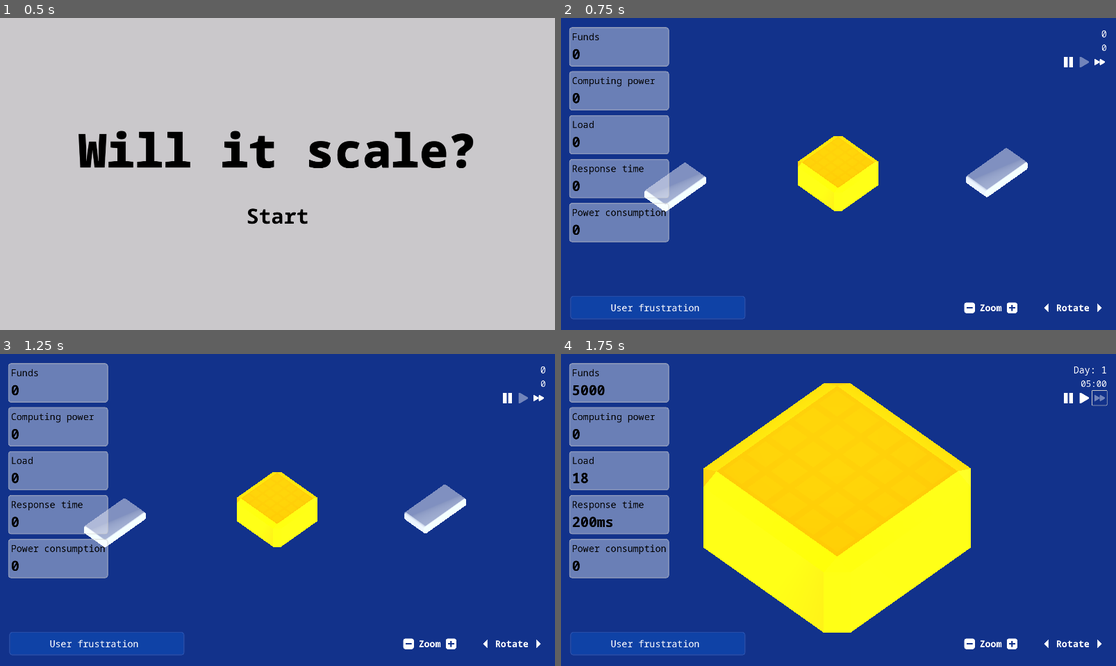
Above: before the commit, frames 1-4 (two rows, left to right).
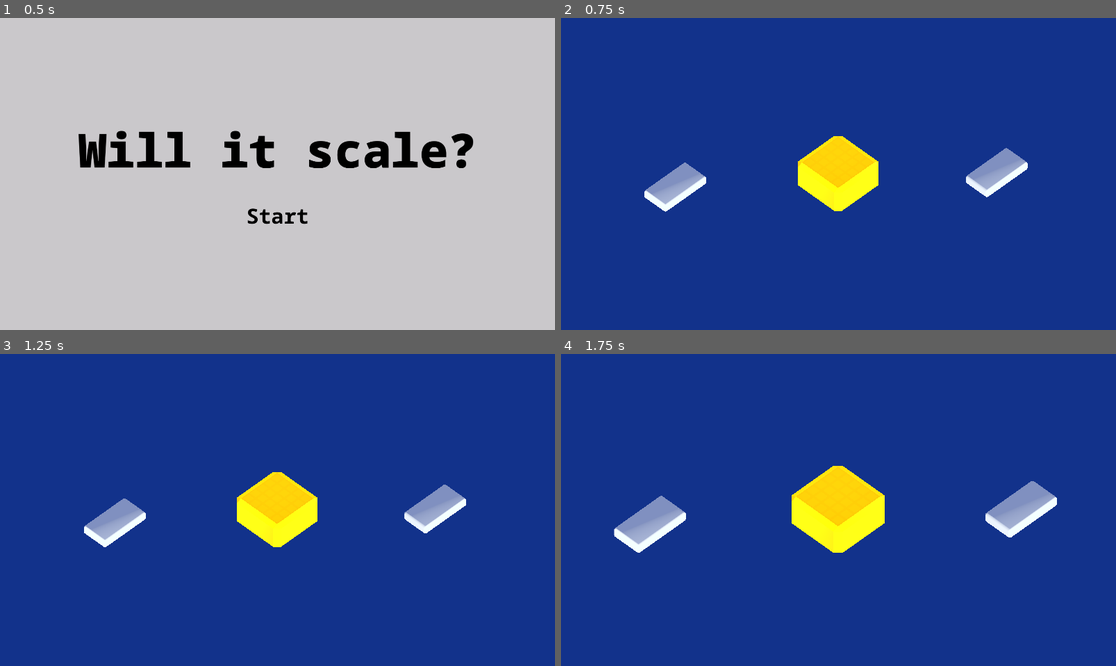
Above: after the commit, the same moments.

Repository: maroun-baydoun/will-it-scale
Game: Godot game, scene res://gui/title-screen.tscn
The game is run twice, just before and just after one commit, with the same random seed, the same clock (stepped at 60 frames per second) and the same inputs.
Inputs (mouse positions are in pixels of both pictures, inside the frame that each line leads up to):
- Up to frame 1 (0.5 s): no input
- Up to frame 2 (0.75 s): click "Start" at 0.5 s
- Up to frame 3 (1.25 s): no input
- Up to frame 4 (1.75 s): click (1099, 397) at 1.27 s

Frame 1 is identical in both runs. In frame 2, 14% of the frame differs, in the area x 1-99%, y 2-97%; in frame 3, 14%; in frame 4, 40%.

Commit message:
Start the game after placing the first server

Diff:
--- a/scenes/main.tscn
+++ b/scenes/main.tscn
@@ -1,8 +1,9 @@
-[gd_scene load_steps=21 format=3 uid="uid://bmrweoufl1pbi"]
+[gd_scene load_steps=23 format=3 uid="uid://bmrweoufl1pbi"]
 
 [ext_resource type="Script" path="res://scripts/main.gd" id="1_nvayq"]
 [ext_resource type="PackedScene" uid="uid://cqi6wbtu3vlap" path="res://scenes/server-container.tscn" id="2_n07kn"]
 [ext_resource type="ArrayMesh" uid="uid://diup5w1a033pu" path="res://assets/models/platform.obj" id="2_p8csb"]
+[ext_resource type="FontFile" uid="uid://cp55nkphtgax0" path="res://assets/fonts/NotoSansMono-Bold.ttf" id="3_hfa2q"]
 [ext_resource type="Script" path="res://scripts/camera-controller.gd" id="3_i8ue0"]
 [ext_resource type="PackedScene" uid="uid://bmci4bg3dbcar" path="res://gui/statistics-panel.tscn" id="3_ph4uk"]
 [ext_resource type="PackedScene" uid="uid://burvuv1q1oe1t" path="res://gui/date-time-display.tscn" id="6_bcuad"]
@@ -43,6 +44,23 @@
 volumetric_fog_length = 30.0
 adjustment_enabled = true
 
+[sub_resource type="StyleBoxFlat" id="StyleBoxFlat_4ncb7"]
+content_margin_left = 32.0
+content_margin_top = 32.0
+content_margin_right = 32.0
+content_margin_bottom = 32.0
+bg_color = Color(0.313726, 0.313726, 0.313726, 0.431373)
+border_width_left = 4
+border_width_top = 4
+border_width_right = 4
+border_width_bottom = 4
+border_color = Color(0.8, 0.8, 0.8, 0.541176)
+border_blend = true
+corner_radius_top_left = 20
+corner_radius_top_right = 20
+corner_radius_bottom_right = 20
+corner_radius_bottom_left = 20
+
 [sub_resource type="StandardMaterial3D" id="StandardMaterial3D_fneya"]
 albedo_color = Color(0.823529, 0.541176, 0, 1)
 
@@ -84,17 +102,49 @@
 
 [node name="GuiLayer" type="CanvasLayer" parent="."]
 
-[node name="StatisticsPanel" parent="GuiLayer" instance=ExtResource("3_ph4uk")]
-unique_name_in_owner = true
-
-[node name="DateTimeDisplay" parent="GuiLayer" instance=ExtResource("6_bcuad")]
-unique_name_in_owner = true
-
-[node name="Toolbar" parent="GuiLayer" instance=ExtResource("12_gomch")]
-unique_name_in_owner = true
-
-[node name="ProgressBars" parent="GuiLayer" instance=ExtResource("14_uatj1")]
-unique_name_in_owner = true
+[node name="StatisticsPanel" parent="GuiLayer" groups=["hud"] instance=ExtResource("3_ph4uk")]
+unique_name_in_owner = true
+visible = false
+
+[node name="DateTimeDisplay" parent="GuiLayer" groups=["hud"] instance=ExtResource("6_bcuad")]
+unique_name_in_owner = true
+visible = false
+
+[node name="Toolbar" parent="GuiLayer" groups=["hud"] instance=ExtResource("12_gomch")]
+unique_name_in_owner = true
+visible = false
+
+[node name="ProgressBars" parent="GuiLayer" groups=["hud"] instance=ExtResource("14_uatj1")]
+unique_name_in_owner = true
+visible = false
+
+[node name="PlaceFirstServerControl" type="CenterContainer" parent="GuiLayer"]
+unique_name_in_owner = true
+modulate = Color(1, 1, 1, 0)
+anchors_preset = 2
+anchor_top = 1.0
+anchor_bottom = 1.0
+offset_top = -272.0
+offset_right = 945.0
+grow_vertical = 0
+
+[node name="MarginContainer" type="MarginContainer" parent="GuiLayer/PlaceFirstServerControl"]
+layout_mode = 2
+theme_override_constants/margin_left = 32
+theme_override_constants/margin_top = 32
+theme_override_constants/margin_right = 32
+theme_override_constants/margin_bottom = 32
+
+[node name="PanelContainer" type="PanelContainer" parent="GuiLayer/PlaceFirstServerControl/MarginContainer"]
+layout_mode = 2
+mouse_filter = 1
+theme_override_styles/panel = SubResource("StyleBoxFlat_4ncb7")
+
+[node name="Label" type="Label" parent="GuiLayer/PlaceFirstServerControl/MarginContainer/PanelContainer"]
+layout_mode = 2
+theme_override_fonts/font = ExtResource("3_hfa2q")
+theme_override_font_sizes/font_size = 32
+text = "Place the first server on the grid to start"
 
 [node name="CloudContainer" type="Node3D" parent="."]
 transform = Transform3D(1, 0, 0, 0, 1, 0, 0, 0, 1, 2.08165e-12, -2, 2.08165e-12)
@@ -161,6 +211,8 @@
 [connection signal="zoomed_in" from="GuiLayer/Toolbar" to="." method="_on_toolbar_zoomed_in"]
 [connection signal="zoomed_out" from="GuiLayer/Toolbar" to="." method="_on_toolbar_zoomed_out"]
 [connection signal="computing_power_updated" from="Platform/ServerContainer" to="." method="_on_server_container_computing_power_updated"]
+[connection signal="funds_added" from="Managers/FinanceManager" to="." method="_on_funds_added"]
+[connection signal="funds_removed" from="Managers/FinanceManager" to="." method="_on_funds_removed"]
 [connection signal="time_advanced" from="Managers/DateTimeManager" to="." method="_on_time_advanced"]
 [connection signal="timeout" from="Managers/DateTimeManager/GlobalTimer" to="Managers/DateTimeManager" method="_on_timer_timeout"]
 [connection signal="bill_calculated" from="Managers/PowerManager" to="." method="_on_power_manager_bill_calculated"]
--- a/scripts/grid-cell.gd
+++ b/scripts/grid-cell.gd
@@ -8,6 +8,7 @@
 
 @onready var _initial_alpha = mesh.material.albedo_color.a
 
+var can_receive_input : bool = false
 
 func occupy():
 	is_empty = false
@@ -16,17 +17,17 @@
 func _on_body_input_event(camera, event, position, normal, shape_idx):
 	if (event is InputEventMouseButton):
 		if event.button_mask == MOUSE_BUTTON_MASK_LEFT and event.pressed:
-			if is_empty:
+			if is_empty and can_receive_input:
 				clicked.emit(self)
 
 
 func _on_body_mouse_entered():
-	if is_empty:
+	if is_empty and can_receive_input:
 		Input.set_default_cursor_shape(Input.CURSOR_POINTING_HAND)
 		mesh.material.albedo_color.a = _initial_alpha + 0.4
 
 
 func _on_body_mouse_exited():
-	if is_empty:
+	if is_empty and can_receive_input:
 		Input.set_default_cursor_shape(Input.CURSOR_ARROW)
 		mesh.material.albedo_color.a = _initial_alpha
--- a/scripts/main.gd
+++ b/scripts/main.gd
@@ -8,6 +8,7 @@
 @onready var toolbar: Toolbar = %Toolbar
 @onready var date_time_display: DateTimeDisplay = %DateTimeDisplay
 @onready var progress_bars: ProgressBars = %ProgressBars
+@onready var place_first_server_control : Control = %PlaceFirstServerControl
 @onready var gui_layer: CanvasLayer = $GuiLayer
 
 @onready var date_time_manager: DateTimeManager = %DateTimeManager
@@ -22,6 +23,7 @@
 @onready var grid_cell_scene: PackedScene = load("res://scenes/grid-cell.tscn")
 @onready var game_over_scene: PackedScene = load("res://gui/game-over.tscn")
 
+var has_placed_first_server : bool = false
 
 func _ready():
 	const Y := 1.0001
@@ -34,27 +36,29 @@
 
 
 	var index: int = 0
+	var grid_cells: Array[GridCell] = []
 
 	for origin in origins:
-		var grid_cell: Node3D = grid_cell_scene.instantiate()
+		var grid_cell: GridCell = grid_cell_scene.instantiate()
 		grid_cell.transform.origin = origin
 		grid_cell.index = index
 
 		grid_cell.clicked.connect(_on_grid_cell_clicked)
 
 		platform_mesh.add_child(grid_cell)
+		grid_cells.append(grid_cell)
 
 		index+=1
 
 	await get_tree().create_timer(1).timeout
 	await camera_controller.enter()
 
-	finance_manager.funds_added.connect(_on_funds_added)
-	finance_manager.funds_removed.connect(_on_funds_removed)
+	for grid_cell in grid_cells:
+		grid_cell.can_receive_input = true
+
+	get_tree().create_tween().tween_property(place_first_server_control, "modulate:a", 1, 0.5)
+
 	finance_manager.add_initial_funds(5000.0)
-
-	date_time_manager.start()
-	user_frustration_manager.start()
 
 
 func _play_again() -> void:
@@ -74,6 +78,20 @@
 	await _display_game_over_screen()
 	Engine.time_scale = 0.0
 
+
+func _display_hud() -> void:
+	var hud_nodes = get_tree().get_nodes_in_group("hud")
+
+	for hude_node in hud_nodes:
+		hude_node.visible = true
+
+func _start_game() -> void:
+	place_first_server_control.queue_free()
+
+	_display_hud()
+	date_time_manager.start()
+	user_frustration_manager.start()
+
 func _on_funds_added(amount):
 	statistics_panel.current_funds = finance_manager.current_funds
 
@@ -81,6 +99,10 @@
 	statistics_panel.current_funds = finance_manager.current_funds
 
 func _on_grid_cell_clicked(cell: GridCell):
+	if not has_placed_first_server:
+		has_placed_first_server = true
+		_start_game()
+
 	var server: Server = server_scene.instantiate()
 
 	if not finance_manager.can_purchase(server.price):
